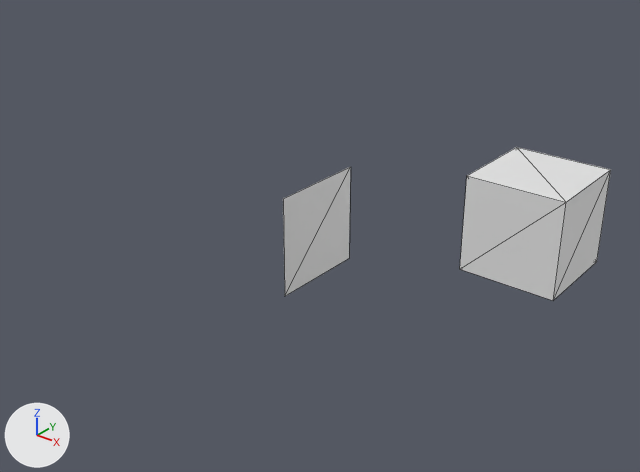
One commit to the COLLADA model Engine/Execute/res/Assets/Modelos/Blender/Escena.dae: the scene before it, then after it.
Rendered twice from a 50 mm lens placed at (9.59, -11.93, 7.3), pointed at (-0.33, 0.46, -0.39). Lighting does not change. The marker at lower left points along +X, +Y and +Z. Mesh edges are drawn as thin lines. Where no turn or scale is listed for an object, it has been applied to the vertices.
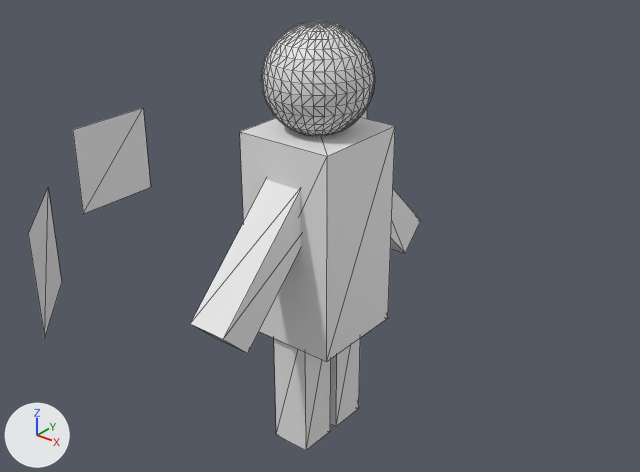
Location of each change, [x1, y1, x2, y2] in pixels of the pictures (640 x 472 px):
'Cube', moved, rescaled (60% taller): before [460, 147, 611, 300]; after [240, 117, 395, 362]
'Sphere', added: after [261, 21, 375, 136]
'Cube.001', added: after [190, 180, 301, 353]
'Plane', moved, turned: before [283, 167, 351, 296]; after [28, 188, 62, 338]
'BSP_Plane.001', added: after [73, 108, 150, 214]
'Cube.003', added: after [274, 338, 331, 450]
'Cube.004', added: after [330, 338, 360, 426]
'Cube.002', added: after [391, 189, 421, 253]
'BSP_Plane.002', added: after [361, 108, 367, 119]

What changed in the scene script:
```text
Add me_plane_002:
    me_plane_002.from_pydata([(-0.71, -0.71, 1.0), (-0.71, -0.71, -1.0), (0.71, 0.71, 1.0), (0.71, 0.71, -1.0)], [], [(1, 2, 0), (1, 3, 2)])
Add me_plane_001:
    me_plane_001.from_pydata([(0.0, -1.0, 1.0), (0.0, -1.0, -1.0), (0.0, 1.0, 1.0), (0.0, 1.0, -1.0)], [], [(1, 2, 0), (1, 3, 2)])
Add me_cube_008:
    me_cube_008.from_pydata(...)  # a box spanning x -0.4..0.4, y -0.4..0.4, z -1.5..1.5
Add me_cube_006:
    me_cube_006.from_pydata([(-0.4, 0.78, -1.34), (-0.4, -1.34, 0.78), (-0.4, 1.34, -0.78), (-0.4, -0.78, 1.34), (0.4, 0.78, -1.34), (0.4, -1.34, 0.78), (0.4, 1.34, -0.78), (0.4, -0.78, 1.34)], [], [(1, 2, 0), (3, 6, 2), (7, 4, 6), (5, 0, 4), (6, 0, 2), (3, 5, 7), (1, 3, 2), (3, 7, 6), (7, 5, 4), (5, 1, 0), (6, 4, 0), (3, 1, 5)])
Add me_cube_002:
    me_cube_002.from_pydata([(-0.4, -1.34, -0.78), (-0.4, 0.78, 1.34), (-0.4, -0.78, -1.34), (-0.4, 1.34, 0.78), (0.4, -1.34, -0.78), (0.4, 0.78, 1.34), (0.4, -0.78, -1.34), (0.4, 1.34, 0.78)], [], [(1, 2, 0), (3, 6, 2), (7, 4, 6), (5, 0, 4), (6, 0, 2), (3, 5, 7), (1, 3, 2), (3, 7, 6), (7, 5, 4), (5, 1, 0), (6, 4, 0), (3, 1, 5)])
Add me_sphere:
    me_sphere.from_pydata(...)  # a UV sphere (32 segments, 16 rings, poles along z) spanning x -1.0..1.0, y -1.0..1.0, z -1.0..1.0
Change ob_cube:
    ob_cube.location: (3.0, 3.0, 0.0) -> (0.0, 0.0, 0.0)
    ob_cube.scale: (1.0, 1.0, 1.0) -> (1.0, 1.0, 2.04)
Change ob_plane:
    ob_plane.location: (0.0, 0.0, 0.0) -> (-3.0, -4.0, 0.0)
    ob_plane.rotation_euler: (0.0, 1.571, 0.0) -> (-0.785, 1.571, 0.0)  # degrees (0, 90, 0) -> degrees (-45, 90, 0)
Add ob_bsp_plane_002:
    ob_bsp_plane_002 = bpy.data.objects.new('BSP_Plane.002', me_plane_002)
    ob_bsp_plane_002.location = (-3.0, 4.0, 0.0)
Add ob_bsp_plane_001:
    ob_bsp_plane_001 = bpy.data.objects.new('BSP_Plane.001', me_plane_001)
    ob_bsp_plane_001.location = (-6.0, 0.0, 0.0)
Add ob_cube_004:
    ob_cube_004 = bpy.data.objects.new('Cube.004', me_cube_008)
    ob_cube_004.location = (0.0, 0.5, -3.0)
Add ob_cube_003:
    ob_cube_003 = bpy.data.objects.new('Cube.003', me_cube_008.copy())
    ob_cube_003.location = (0.0, -0.5, -3.0)
Add ob_cube_002:
    ob_cube_002 = bpy.data.objects.new('Cube.002', me_cube_006)
    ob_cube_002.location = (0.0, 1.7, 0.0)
Add ob_cube_001:
    ob_cube_001 = bpy.data.objects.new('Cube.001', me_cube_002)
    ob_cube_001.location = (0.0, -1.7, 0.0)
Add ob_sphere:
    ob_sphere = bpy.data.objects.new('Sphere', me_sphere)
    ob_sphere.location = (0.0, 0.0, 2.95)
```
